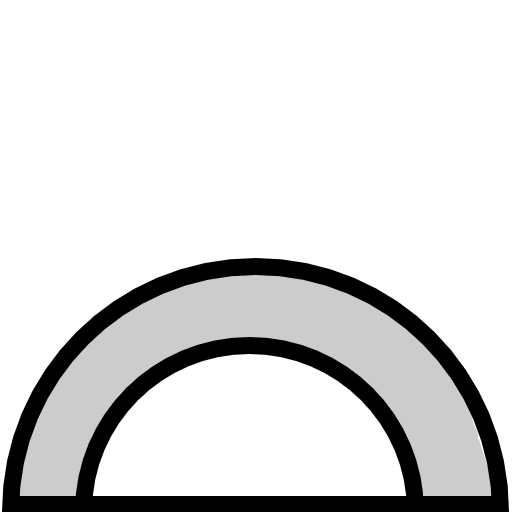
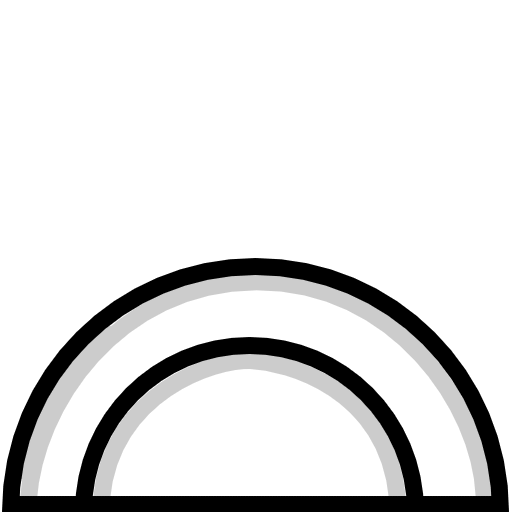
Layers edited between the first and the second (512, 512) image:
painted on "color" over [19, 290, 488, 496]
painted on "grayscale" over [19, 290, 488, 496]
